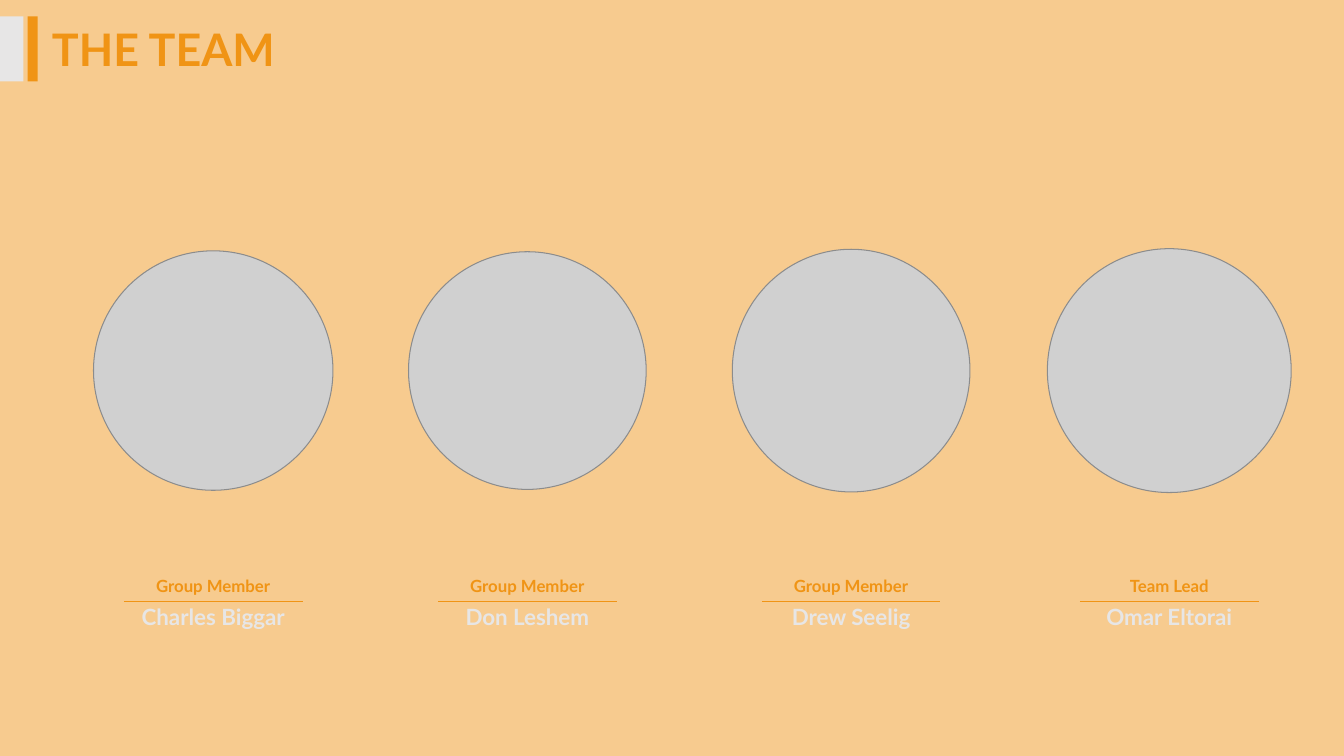
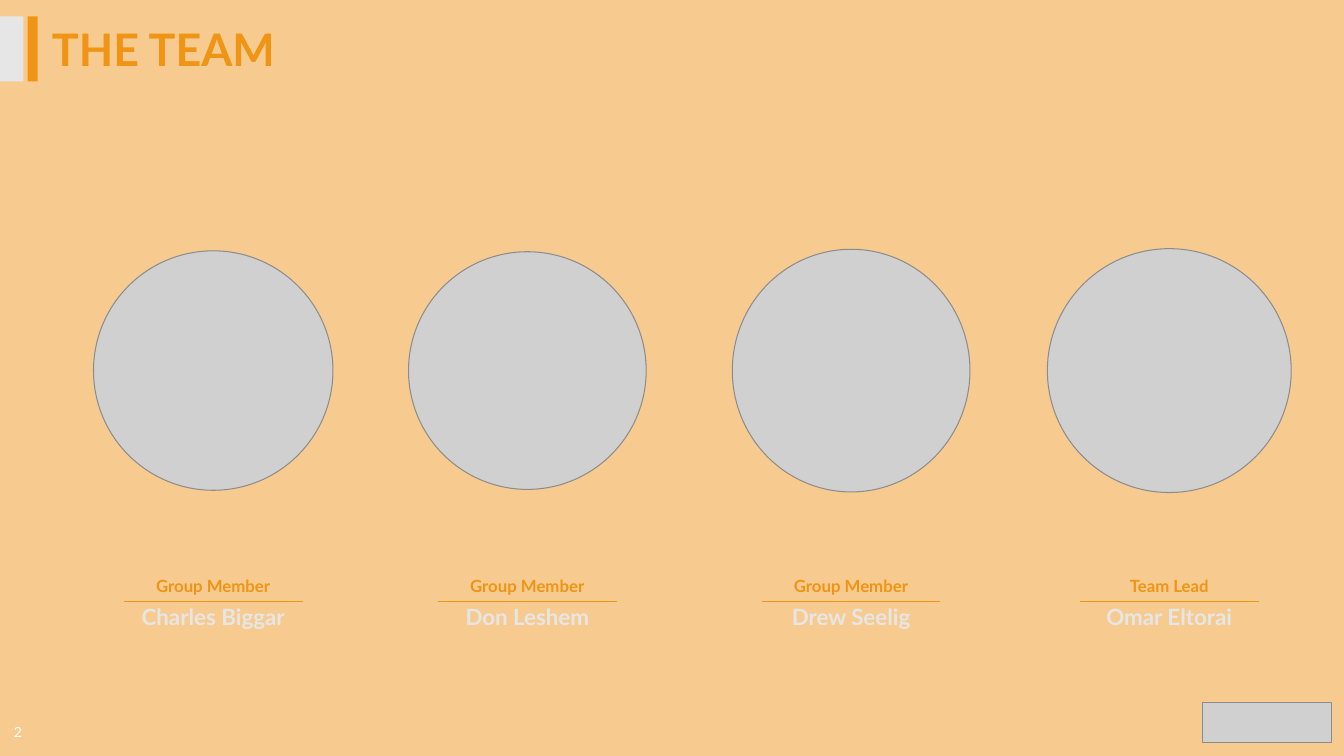
Before and after one commit to CharlesPBiggar/Data-Analytics-Project-1, a slide deck: slide 2 of Presentation/GiterDun Presentation.pptx. Drawn at 1344x756 pixels with LibreOffice and Linux fonts; fonts in the diff are those of the drawing; grey boxes stand for pictures; background and template pictures are left out. Boxes give left, top, right and bottom in pixels: in the first picture for what was removed or moved away, otherwise in the second. Text is boxed around its words. In the diff, an @@ line names an element or a change of style, - is before the commit and + after.

```diff
--- a/Presentation/GiterDun Presentation.pptx
+++ b/Presentation/GiterDun Presentation.pptx
@@ picture added at [1203,703,1332,742] @@
@@ page number added at [14,727,22,737], 10 pt, text #FFFFFF @@
+2
```
Also in this commit, not shown: 10 other slides changed, 8 slides added, 4 slides removed.
